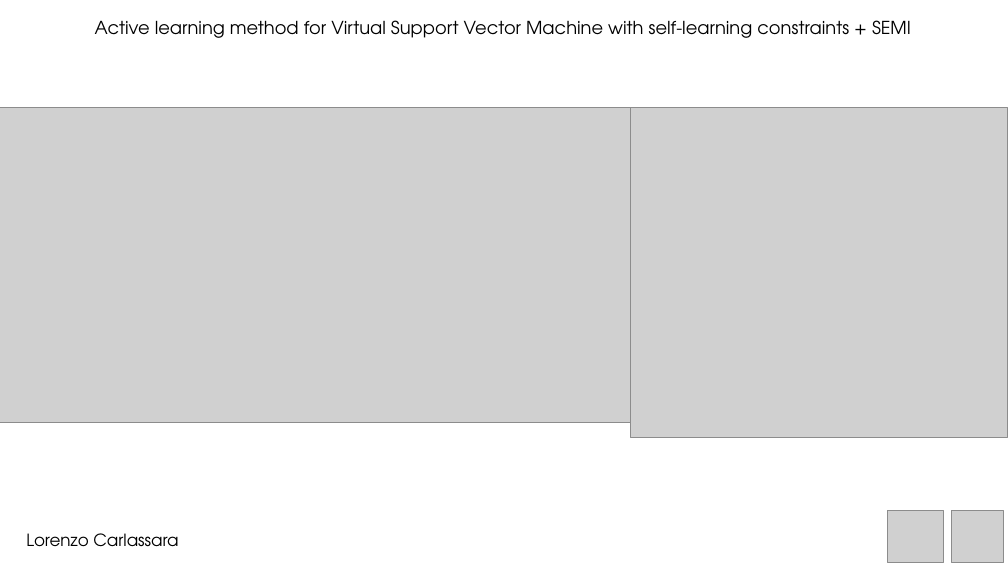
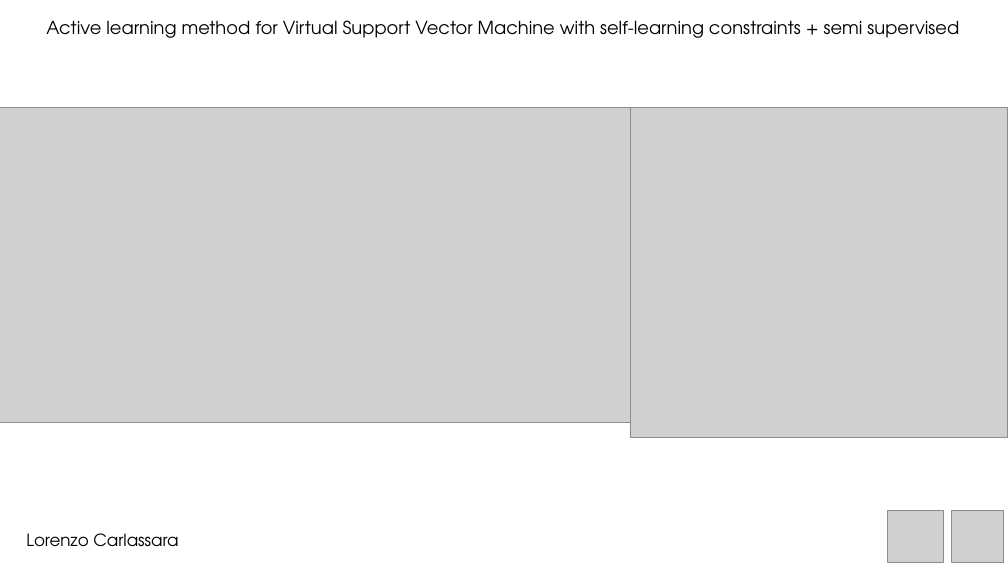
Before and after one commit to carls31/active-learning-virtual-SVM, a slide deck: slide 18 of presentation_CARLASSARA_10601118.pptx. Drawn at 1008x567 pixels with LibreOffice and Linux fonts; fonts in the diff are those of the drawing; grey boxes stand for pictures. Boxes give left, top, right and bottom in pixels: in the first picture for what was removed or moved away, otherwise in the second. Text is boxed around its words. In the diff, an @@ line names an element or a change of style, - is before the commit and + after.

```diff
--- a/presentation_CARLASSARA_10601118.pptx
+++ b/presentation_CARLASSARA_10601118.pptx
@@ text at (x1=46, y1=20, x2=959, y2=38): text changed @@
-Active learning method for Virtual Support Vector Machine with self-learning constraints + SEMI
+Active learning method for Virtual Support Vector Machine with self-learning constraints + semi supervised
```
Also in this commit, not shown: 2 other slides changed.
